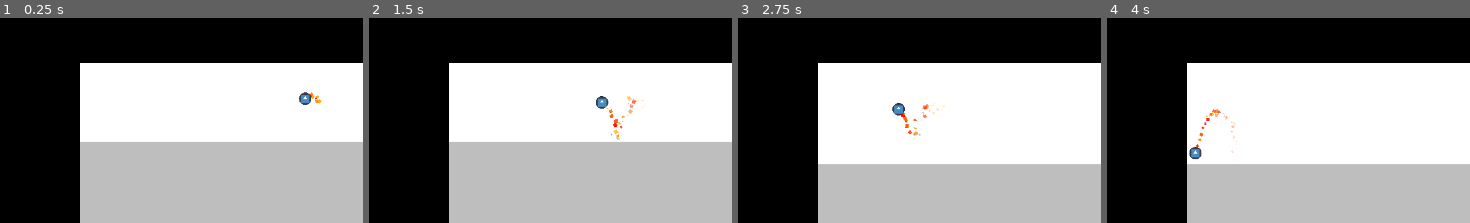
Above: before the commit, frames 1-4 (left to right).
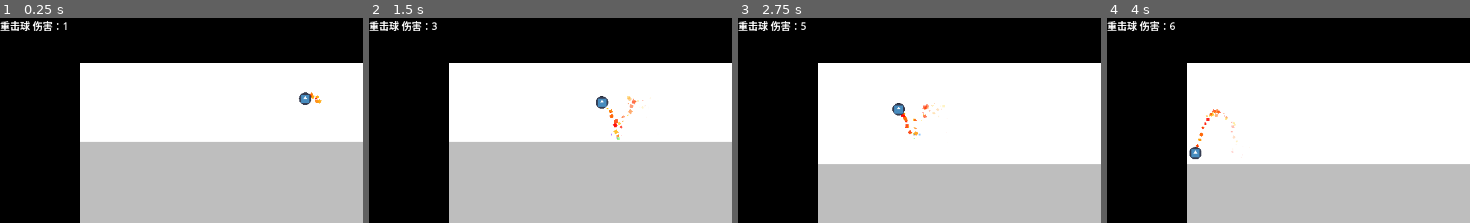
Above: after the commit, the same moments.

Repository: Rundll86/fallingballs
Game: Godot game, scene res://components/World.tscn
Two runs of this game, one before a commit and one after it. Both use one fixed random seed, a clock stepped at 60 frames per second and the inputs below. The engine's default icon, where the game draws it, is replaced by a stand-in: a white triangle on a blue panel in a dark square.
Inputs:
- Up to frame 1 (0.25 s): no input
- Up to frame 2 (1.5 s): no input
- Up to frame 3 (2.75 s): no input
- Up to frame 4 (4 s): no input
The pictures show only the part of the screen within x 0-50%, y 0-50%; the shares and areas given below are measured in that part.

The runs differ from the first frame. In frame 1, 0.5% of the frame differs, in the area x 0-19%, y 1-7%; in frame 2, 0.5%; in frame 3, 0.5%; in frame 4, 0.5%.

Commit message:
feat(游戏逻辑): 添加球类显示名称和伤害信息功能
为DamageBall添加displayName属性并在Winner状态机中显示获胜信息
在PlaygroundBase中添加ballInfo标签用于显示球的名称和伤害值
实现BallBase的applyInfo方法返回格式化信息

Diff:
--- a/components/Abstracts/PlaygroundBase.tscn
+++ b/components/Abstracts/PlaygroundBase.tscn
@@ -27,3 +27,8 @@
 polygon = PackedVector2Array(0, 0, 1317, 0, 1317, 630, 0, 630, 0, 0, 131.7, 63, 131.7, 567, 1185.3, 567, 1185.3, 63, 131.7, 63)
 script = ExtResource("2_qo7p3")
 anchor = Array[Vector2]([Vector2(0, 0), Vector2(1, 0), Vector2(1, 1), Vector2(0, 1), Vector2(0, 0), Vector2(0.1, 0.1), Vector2(0.1, 0.9), Vector2(0.9, 0.9), Vector2(0.9, 0.1), Vector2(0.1, 0.1)])
+
+[node name="ballInfo" type="Label" parent="."]
+unique_name_in_owner = true
+offset_right = 40.0
+offset_bottom = 23.0
--- a/components/Scenes/Balls/DamageBall.tscn
+++ b/components/Scenes/Balls/DamageBall.tscn
@@ -47,6 +47,7 @@
 
 [node name="Ball" instance=ExtResource("1_qxv3f")]
 script = ExtResource("2_cmuhp")
+displayName = "重击球"
 damage = 1.0
 
 [node name="trail" parent="." index="0"]
--- a/scripts/Statemachines/BallBase.gd
+++ b/scripts/Statemachines/BallBase.gd
@@ -24,6 +24,11 @@
 	hitbox.shape.radius = radius
 	mask.radius = radius
 	texture.scale = (Vector2.ONE * 2 * radius) / texture.get_rect().size
+	var parent = get_parent()
+	if parent is PlaygroundBase:
+		parent.ballInfo.text = applyInfo()
 
 func onAttack(_wall: WallBase):
 	pass
+func applyInfo():
+	return "%s 伤害：%s" % [displayName, damage]
--- a/scripts/Statemachines/PlaygroundBase.gd
+++ b/scripts/Statemachines/PlaygroundBase.gd
@@ -9,6 +9,7 @@
 @onready var hitbox: CollisionPolygon2D = $"%hitbox"
 @onready var texture: AnchoredPolygon = $"%texture"
 @onready var background: AnchoredPolygon = $"%background"
+@onready var ballInfo: Label = $"%ballInfo"
 
 func _process(_delta):
 	texture.color = borderColor
--- a/scripts/Statemachines/Winner.gd
+++ b/scripts/Statemachines/Winner.gd
@@ -10,6 +10,11 @@
 
 func _ready():
 	hitbox.shape = hitbox.shape.duplicate()
+	body_entered.connect(
+		func(body):
+			if body is BallBase:
+				print("%s赢了！" % body.displayName)
+	)
 func _process(_delta):
 	texture.size = get_viewport_rect().size * size
 	texture.position = texture.size / -2
